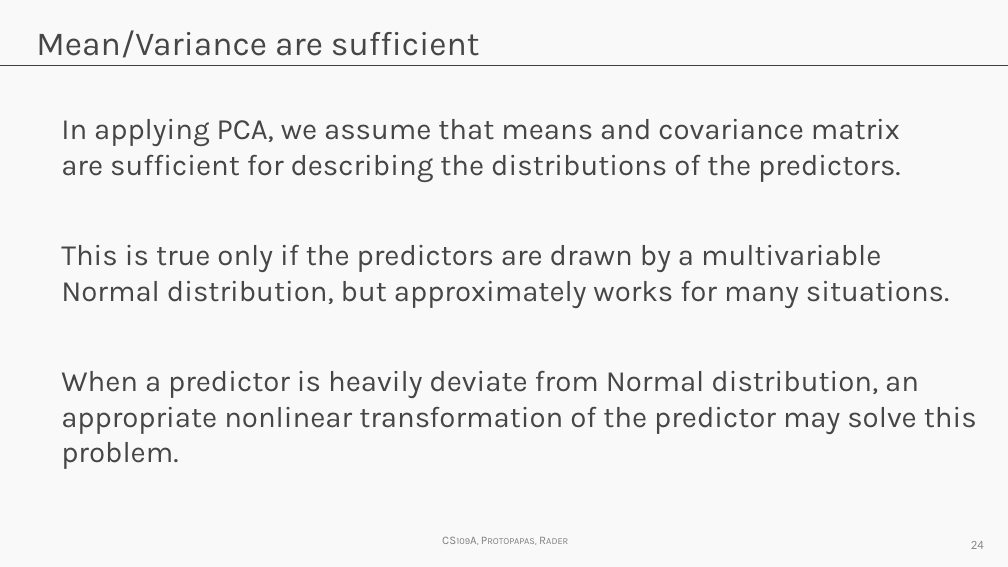
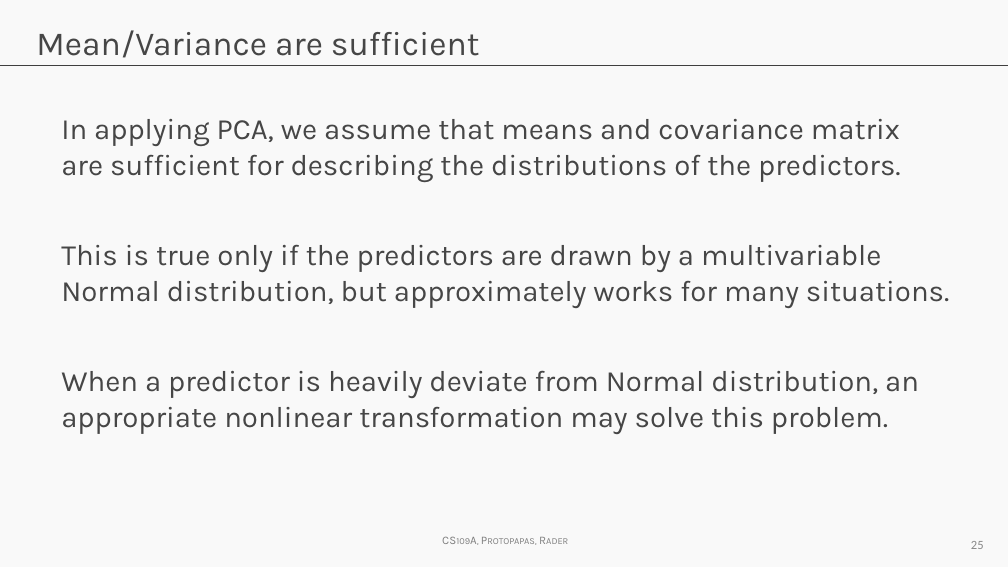
Before and after one commit to Harvard-IACS/2018-CS109A, a slide deck: slide 25 of content/a-sections/a-sec-4/Adv_Section4_Slides_PCA.pptx (slide 24 before the commit). Drawn at 1008x567 pixels with LibreOffice and Linux fonts; fonts in the diff are those of the drawing; background and template pictures are left out. Boxes give left, top, right and bottom in pixels: in the first picture for what was removed or moved away, otherwise in the second. Text is boxed around its words. In the diff, an @@ line names an element or a change of style, - is before the commit and + after.

```diff
--- a/content/a-sections/a-sec-4/Adv_Section4_Slides_PCA.pptx
+++ b/content/a-sections/a-sec-4/Adv_Section4_Slides_PCA.pptx
@@ text at box(61, 371, 919, 434): text changed @@
-When a predictor is heavily deviate from Normal distribution, an appropriate nonlinear transformation of the predictor may solve this problem.
+When a predictor is heavily deviate from Normal distribution, an appropriate nonlinear transformation may solve this problem.
@@ page number at box(971, 541, 984, 549): text changed @@
-24
+25
```
Also in this commit, not shown: 21 other slides changed, 2 slides added, 1 slide removed, 1 other file.
